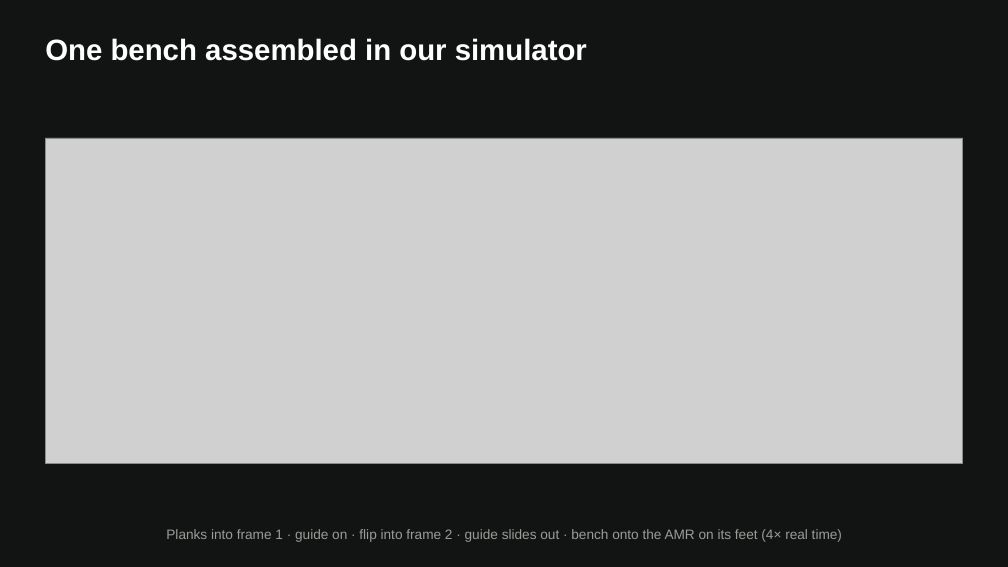
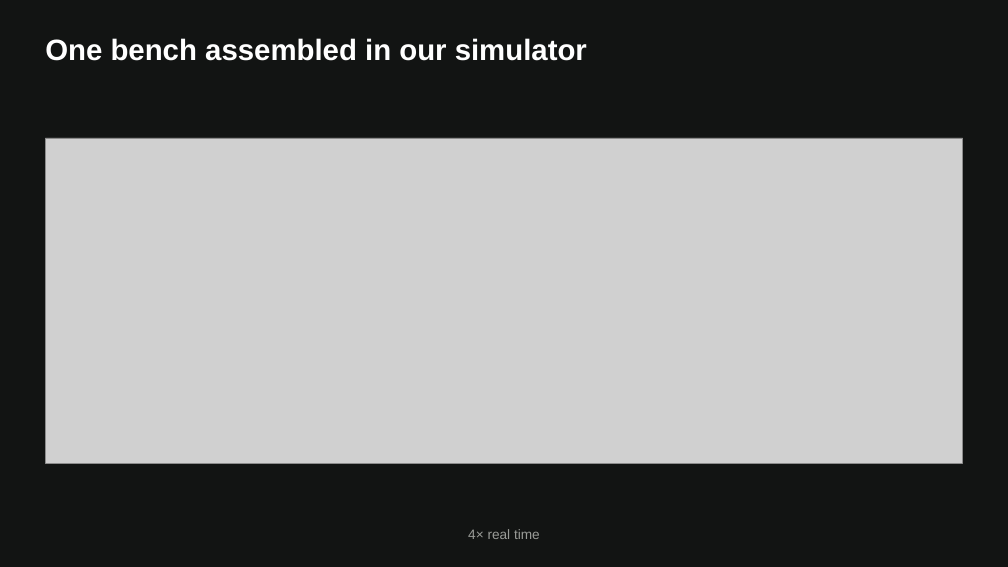
Before and after one commit to bjorgex/mma4002-h26-outdoor-furniture, a slide deck: slide 7 of assignment-5-industrial-review-board-presentation/MMA4002_IRB_Outdoor_Bench_v2.pptx. Drawn at 1008x567 pixels with LibreOffice and Linux fonts; fonts in the diff are those of the drawing; grey boxes stand for pictures. Boxes give left, top, right and bottom in pixels: in the first picture for what was removed or moved away, otherwise in the second. Text is boxed around its words. In the diff, an @@ line names an element or a change of style, - is before the commit and + after.

```diff
--- a/assignment-5-industrial-review-board-presentation/MMA4002_IRB_Outdoor_Bench_v2.pptx
+++ b/assignment-5-industrial-review-board-presentation/MMA4002_IRB_Outdoor_Bench_v2.pptx
@@ text at bbox=[468, 529, 540, 539]: text changed @@
-Planks into frame 1 · guide on · flip into frame 2 · guide slides out · bench onto the AMR on its feet (4× real time)
+4× real time
```
Also in this commit, not shown: 7 other slides changed, 3 other files.
